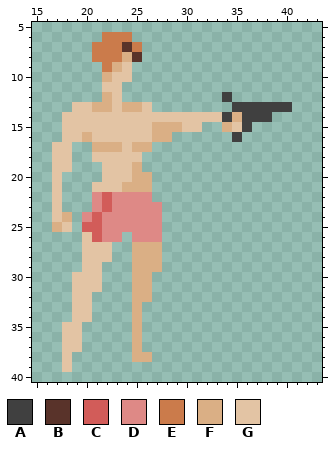
One commit to this pixel-art sprite: incendiary.gmx/sprites/images/sUnitMale1_2.png. The first picture shows the starting point.
The file is 48x48 pixels. Shown: x 15..43, y 5..40.
Palette (. is transparent): A #404040  B #59332a  C #d25c59  D #de8986  E #cb7b4b  F #daaf85  G #e3c4a4
Pixels before, first column x 17:
 6 .....EEE................
 7 ....EEEBE...............
 8 ....EEEFB...............
 9 .....EFG................
10 .....FGG................
11 .....GG.................
12 .....FG..........A......
13 ..GGFFGFFG........AAAAAA
14 .GGGGGGGGGGGGGGGGAFAAA..
15 .GGGGGGGGGFFFGG..FGA....
16 .GGFGGGGGGFF......A.....
17 GG..FFFGFF..............
18 GG..GGGGG...............
19 GG...GGGF...............
20 G....GGGFF..............
21 G...GGGFFF..............
22 G...DCDDDD..............
23 G...DCDDDDD.............
24 GF.DCDDDDDD.............
25 FG.CCDDDDDD.............
26 ...GCDD.DDD.............
27 ...GGG..FFF.............
28 ...GGG..FFF.............
29 ...GG...FFF.............
30 ..GGG...FF..............
31 ..GGG...FF..............
32 ..GG....FF..............
33 ..GG....F...............
34 ..GG....F...............
35 .GG.....F...............
36 .GG.....F...............
37 .GG.....F...............
38 .G......FF..............
39 .G......................
After:
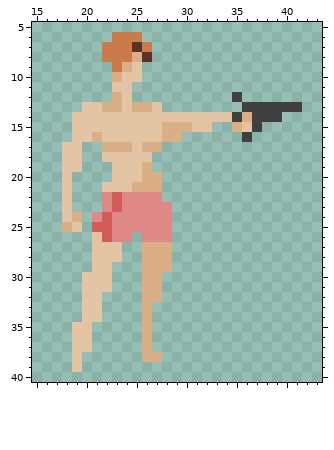
Difference:
Changed rows in their new state; - is an unchanged pixel.
first column x 17:
 6 -----.--E----------------
 7 ----.--EBE---------------
 8 ----.--EFB---------------
 9 -----.EFG----------------
10 -----.F-G----------------
11 -----.-G-----------------
12 -----.FG---------.A------
13 --.-G-FG-FG-------.-----A
14 -.---------------GAF--A--
15 -.--------G--F-G-.FGA----
16 -.-GF-----G-F-----.A-----
17 .-G-.--FG-F--------------
18 .-G-.----G---------------
19 .-G--.--GF---------------
20 .G---.--G-F--------------
21 .G--.--G--F--------------
22 .G--.DC---D--------------
23 .G--.DC----D-------------
24 .GF.DC-----D-------------
25 .FG.-C-----D-------------
26 ---.GC-D.--D-------------
27 ---.--G-.--F-------------
28 ---.--G-.--F-------------
29 ---.-G--.--F-------------
30 --.--G--.-F--------------
31 --.--G--.-F--------------
32 --.-G---.-F--------------
33 --.-G---.F---------------
34 --.-G---.F---------------
35 -.-G----.F---------------
36 -.-G----.F---------------
37 -.-G----.F---------------
38 -.G-----.-F--------------
39 -.G----------------------
